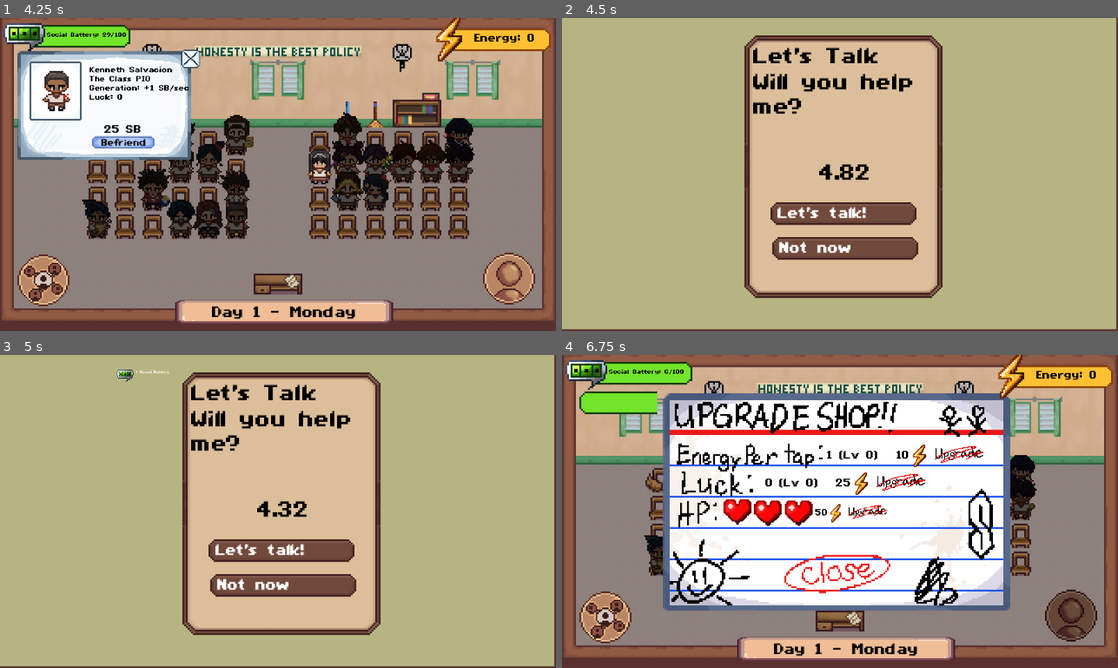
Above: before the commit, frames 1-4 (two rows, left to right).
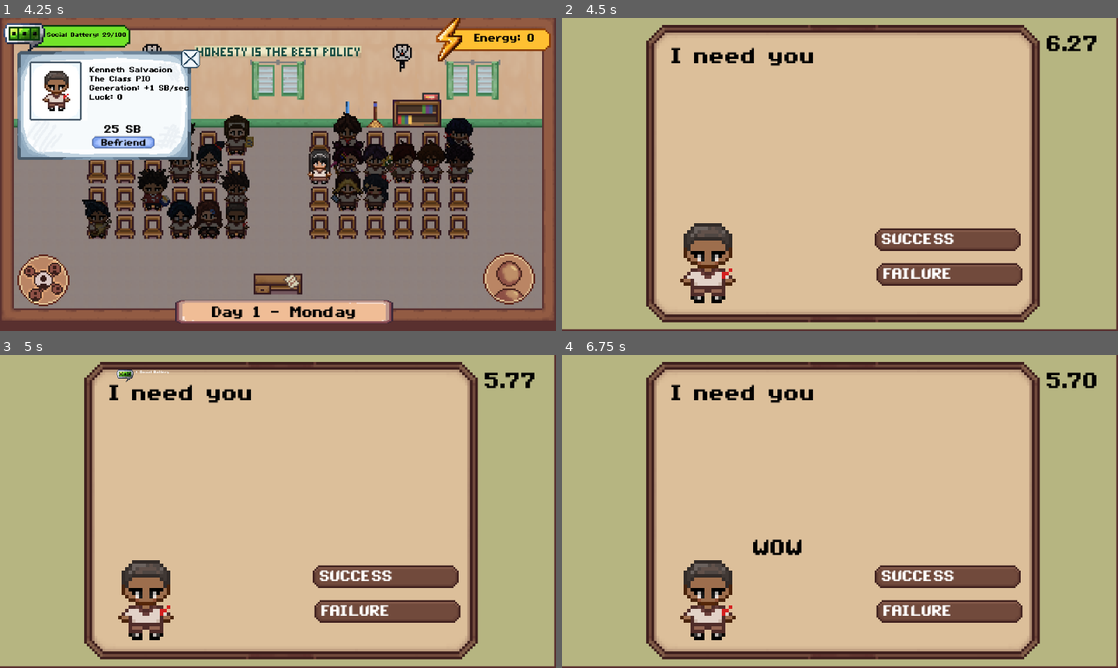
Above: after the commit, the same moments.

Repository: AzeOcram/checkpoint-gamejam
Game: Godot game, scene res://scenes/main/main.tscn
The game is run twice, just before and just after one commit, with the same random seed, the same clock (stepped at 60 frames per second) and the same inputs.
Inputs (mouse positions are in pixels of both pictures, inside the frame that each line leads up to):
- Up to frame 1 (4.25 s): click (5, 74) at 0.52 s; tap Enter at 1.25 s; move the mouse to (400, 158) at 1.27 s; press the mouse at (400, 158) at 1.28 s; tap Space at 2 s; move the mouse to (166, 190) at 2.02 s; release the mouse at (166, 190) at 2.03 s; hold S 2.03-2.78 s; click (166, 190) at 2.1 s; move the mouse to (333, 105) at 2.77 s; press the mouse at (333, 105) at 2.78 s; move the mouse to (250, 237) at 3.52 s; release the mouse at (250, 237) at 3.53 s; click (250, 237) at 3.6 s
- Up to frame 2 (4.5 s): click (684, 143) at 4.25 s
- Up to frame 3 (5 s): no input
- Up to frame 4 (6.75 s): click "Let's talk!" (after the commit: "SUCCESS") at 5 s; click (606, 617) at 5.75 s; click (1073, 614) at 6.5 s

Frame 1 is identical in both runs. In frame 2, 46% of the frame differs, in the area x 15-97%, y 2-98%; in frame 3, 46%; in frame 4, 94%, in the area x 0-100%, y 0-100%.

Commit message:
fix(qte): fixed friend qte

Diff:
--- /dev/null
+++ b/resources/friend_qna/test.tres
@@ -0,0 +1,7 @@
+[gd_resource type="Resource" script_class="FriendQTEData" format=3 uid="uid://m606qmy4wwfn"]
+
+[ext_resource type="Script" uid="uid://pj5qbrx8uar2" path="res://resources/friends/friend_qte_data.gd" id="1_d24jr"]
+
+[resource]
+script = ExtResource("1_d24jr")
+metadata/_custom_type_script = "uid://pj5qbrx8uar2"
--- a/resources/friends/abi.tres
+++ b/resources/friends/abi.tres
@@ -1,7 +1,9 @@
 [gd_resource type="Resource" script_class="FriendData" format=3 uid="uid://fu2o0w2wyk5u"]
 
 [ext_resource type="Script" uid="uid://chluj6iek0are" path="res://resources/friends/friend_data.gd" id="1_0bn7d"]
+[ext_resource type="Script" uid="uid://pj5qbrx8uar2" path="res://resources/friends/friend_qte_data.gd" id="1_otsph"]
 [ext_resource type="Texture2D" uid="uid://dtm3fihwjwpe1" path="res://assets/art/characters/CLASSMATES/Campus Journalist/1.PNG" id="2_hmqyn"]
+[ext_resource type="Resource" uid="uid://m606qmy4wwfn" path="res://resources/friend_qna/test.tres" id="2_ul0wc"]
 [ext_resource type="Texture2D" uid="uid://6v3ggkmkr43l" path="res://assets/art/characters/CLASSMATES/Campus Journalist/2.PNG" id="3_oa1ho"]
 
 [resource]
--- a/resources/friends/adrian.tres
+++ b/resources/friends/adrian.tres
@@ -1,6 +1,8 @@
 [gd_resource type="Resource" script_class="FriendData" format=3 uid="uid://df6oyavgohfyd"]
 
 [ext_resource type="Script" uid="uid://chluj6iek0are" path="res://resources/friends/friend_data.gd" id="1_pq5e7"]
+[ext_resource type="Script" uid="uid://pj5qbrx8uar2" path="res://resources/friends/friend_qte_data.gd" id="1_q45er"]
+[ext_resource type="Resource" uid="uid://m606qmy4wwfn" path="res://resources/friend_qna/test.tres" id="2_qtyi1"]
 [ext_resource type="Texture2D" uid="uid://cef6ckt3s4fwy" path="res://assets/art/characters/CLASSMATES/Boys at the Back #3/1.PNG" id="2_v34go"]
 [ext_resource type="Texture2D" uid="uid://dqlcfvg8fyq7p" path="res://assets/art/characters/CLASSMATES/Boys at the Back #3/2.PNG" id="3_6giri"]
 
--- a/resources/friends/dayana.tres
+++ b/resources/friends/dayana.tres
@@ -11,4 +11,9 @@
 sprite = ExtResource("2_n731d")
 sprite2 = ExtResource("3_e356n")
 map_position_index = 9
+recruitment_question = null
+recruitment_success_label = null
+recruitment_failure_label = null
+recruitment_success_feedback = null
+recruitment_failure_feedback = null
 metadata/_custom_type_script = "uid://chluj6iek0are"
--- a/resources/friends/friend_data.gd
+++ b/resources/friends/friend_data.gd
@@ -30,12 +30,17 @@
 # Map
 @export var map_position_index: int = 0
 
-# QTE
-# Recruitment QTE
-@export var recruitment_qte_title: String = "Let's Talk"
-@export_multiline var recruitment_qte_description: String = "Will you help me?"
-@export var recruitment_qte_duration: float = 5.0
+# Recruitment QTE - Unique to each friend
+@export_group("Recruitment QTE")
+@export var duration: float = 10.0
+@export_multiline var recruitment_question: String = "Will you help me?"
+@export var recruitment_success_label: String = "Yes!"
+@export var recruitment_failure_label: String = "No!"
+@export_multiline var recruitment_success_feedback: String = "I'm glad!"
+@export_multiline var recruitment_failure_feedback: String = "Oh..."
 
-# Friend QTE
-@export_multiline var friend_qte_success_text: String = "Let's talk!"
-@export_multiline var friend_qte_failure_text: String = "No!"
+# Friend QTEs - Shared resources
+@export_group("Friend QTEs")
+@export var friend_qtes: Array[FriendQTEData] = [
+	preload("res://resources/friend_qna/test.tres")
+]
--- /dev/null
+++ b/resources/friends/friend_qte_data.gd
@@ -0,0 +1,8 @@
+extends Resource
+class_name FriendQTEData
+
+@export_multiline var question: String = "I need you"
+@export var success_label: String = "SUCCESS"
+@export var failure_label: String = "FAILURE"
+@export_multiline var success_feedback: String = "WOW"
+@export_multiline var failure_feedback: String = "HMP"
--- a/resources/friends/jhoseph.tres
+++ b/resources/friends/jhoseph.tres
@@ -11,4 +11,9 @@
 sprite = ExtResource("2_8g2wd")
 sprite2 = ExtResource("3_p7881")
 map_position_index = 17
+recruitment_question = null
+recruitment_success_label = null
+recruitment_failure_label = null
+recruitment_success_feedback = null
+recruitment_failure_feedback = null
 metadata/_custom_type_script = "uid://chluj6iek0are"
--- a/scenes/qte/friend_qte.tscn
+++ b/scenes/qte/friend_qte.tscn
@@ -4,6 +4,7 @@
 [ext_resource type="Script" uid="uid://b7s4ti6ysldhi" path="res://scripts/qte/friend_qte.gd" id="1_pfo2u"]
 [ext_resource type="Texture2D" uid="uid://bsr4e8o88rwgf" path="res://assets/art/qte/POP UPS_cropped/Pop-up.png" id="3_tv2q0"]
 [ext_resource type="Texture2D" uid="uid://bp75gs6jd85rq" path="res://assets/art/qte/POP UPS_cropped/choice bar.png" id="4_tv2q0"]
+[ext_resource type="Texture2D" uid="uid://d52adani5bg0" path="res://assets/art/characters/CLASSMATES/Artist Girl/IMG_2994.PNG" id="5_ch0dh"]
 
 [node name="FriendQTE" type="Control" unique_id=1755739529]
 layout_mode = 3
@@ -23,55 +24,75 @@
 
 [node name="Panel" type="TextureRect" parent="Overlay" unique_id=487638344]
 layout_mode = 0
-offset_left = 105.0
-offset_top = 11.0
-offset_right = 219.0
-offset_bottom = 162.0
+offset_left = 275.0
+offset_top = 5.000002
+offset_right = 389.0
+offset_bottom = 156.0
+rotation = 1.5707964
+scale = Vector2(1.5, 1.5)
 texture = ExtResource("3_tv2q0")
 stretch_mode = 5
 
-[node name="TitleLabel" type="Label" parent="Overlay/Panel" unique_id=2100446417]
+[node name="FeedbackLabel" type="Label" parent="Overlay" unique_id=831938590]
 layout_mode = 0
-offset_left = 5.0
-offset_top = 7.0
-offset_right = 72.0
-offset_bottom = 18.0
+offset_left = 110.0
+offset_top = 107.0
+offset_right = 179.0
+offset_bottom = 118.0
 theme_override_colors/font_color = Color(0, 0, 0, 1)
-text = "Title"
-vertical_alignment = 1
+text = "Feedback"
 
-[node name="DescriptionLabel" type="Label" parent="Overlay/Panel" unique_id=1103777907]
+[node name="DescriptionLabel" type="Label" parent="Overlay" unique_id=1103777907]
 custom_minimum_size = Vector2(101, 0)
 layout_mode = 0
-offset_left = 5.0
-offset_top = 22.0
-offset_right = 107.0
-offset_bottom = 33.0
+offset_left = 63.0
+offset_top = 18.0
+offset_right = 165.0
+offset_bottom = 29.0
 theme_override_colors/font_color = Color(0, 0, 0, 1)
 text = "Question"
 vertical_alignment = 1
 autowrap_mode = 3
 
-[node name="TimerLabel" type="Label" parent="Overlay/Panel" unique_id=720696358]
+[node name="TimerLabel" type="Label" parent="Overlay" unique_id=720696358]
 layout_mode = 0
-offset_left = 25.0
-offset_top = 74.0
-offset_right = 92.0
-offset_bottom = 85.0
+offset_left = 261.0
+offset_top = 11.0
+offset_right = 328.0
+offset_bottom = 22.0
 theme_override_colors/font_color = Color(0, 0, 0, 1)
 text = "5.00"
 horizontal_alignment = 1
 vertical_alignment = 1
 
-[node name="SuccessButton" type="TextureButton" parent="Overlay/Panel" unique_id=1890722927]
+[node name="FailButton" type="TextureButton" parent="Overlay" unique_id=2005742361]
 layout_mode = 0
-offset_left = 15.0
-offset_top = 96.0
-offset_right = 99.0
-offset_bottom = 115.0
+offset_left = 181.0
+offset_top = 142.0
+offset_right = 265.0
+offset_bottom = 161.0
 texture_normal = ExtResource("4_tv2q0")
 
-[node name="SuccessLabel" type="Label" parent="Overlay/Panel/SuccessButton" unique_id=1938890928]
+[node name="FailLabel" type="Label" parent="Overlay/FailButton" unique_id=447807198]
+custom_minimum_size = Vector2(77, 0)
+layout_mode = 0
+offset_left = 4.0
+offset_top = 2.0
+offset_right = 81.0
+offset_bottom = 13.0
+theme_override_font_sizes/font_size = 7
+text = "FAILURE"
+autowrap_mode = 3
+
+[node name="SuccessButton" type="TextureButton" parent="Overlay" unique_id=1890722927]
+layout_mode = 0
+offset_left = 180.0
+offset_top = 122.0
+offset_right = 264.0
+offset_bottom = 141.0
+texture_normal = ExtResource("4_tv2q0")
+
+[node name="SuccessLabel" type="Label" parent="Overlay/SuccessButton" unique_id=1938890928]
 custom_minimum_size = Vector2(77, 0)
 layout_mode = 0
 offset_left = 4.0
@@ -82,21 +103,7 @@
 text = "SUCCESS"
 autowrap_mode = 3
 
-[node name="FailButton" type="TextureButton" parent="Overlay/Panel" unique_id=2005742361]
-layout_mode = 0
-offset_left = 16.0
-offset_top = 116.0
-offset_right = 100.0
-offset_bottom = 135.0
-texture_normal = ExtResource("4_tv2q0")
-
-[node name="FailLabel" type="Label" parent="Overlay/Panel/FailButton" unique_id=447807198]
-custom_minimum_size = Vector2(77, 0)
-layout_mode = 0
-offset_left = 4.0
-offset_top = 2.0
-offset_right = 81.0
-offset_bottom = 13.0
-theme_override_font_sizes/font_size = 7
-text = "FAILURE"
-autowrap_mode = 3
+[node name="Sprite2D" type="Sprite2D" parent="." unique_id=434638046]
+position = Vector2(84, 141)
+scale = Vector2(2, 2)
+texture = ExtResource("5_ch0dh")
--- a/scenes/qte/friend_recruitment_qte.tscn
+++ b/scenes/qte/friend_recruitment_qte.tscn
@@ -4,6 +4,7 @@
 [ext_resource type="Script" uid="uid://cvdtj2e63a8or" path="res://scripts/friends/friend_recruitment_qte.gd" id="1_hlhlb"]
 [ext_resource type="Texture2D" uid="uid://bsr4e8o88rwgf" path="res://assets/art/qte/POP UPS_cropped/Pop-up.png" id="3_wgtk1"]
 [ext_resource type="Texture2D" uid="uid://bp75gs6jd85rq" path="res://assets/art/qte/POP UPS_cropped/choice bar.png" id="4_wgtk1"]
+[ext_resource type="Texture2D" uid="uid://d52adani5bg0" path="res://assets/art/characters/CLASSMATES/Artist Girl/IMG_2994.PNG" id="5_sq3p6"]
 
 [node name="FriendQTE" type="Control" unique_id=1755739529]
 layout_mode = 3
@@ -23,55 +24,75 @@
 
 [node name="Panel" type="TextureRect" parent="Overlay" unique_id=487638344]
 layout_mode = 0
-offset_left = 105.0
-offset_top = 11.0
-offset_right = 219.0
-offset_bottom = 162.0
+offset_left = 275.0
+offset_top = 5.000002
+offset_right = 389.0
+offset_bottom = 156.0
+rotation = 1.5707964
+scale = Vector2(1.5, 1.5)
 texture = ExtResource("3_wgtk1")
 stretch_mode = 5
 
-[node name="TitleLabel" type="Label" parent="Overlay/Panel" unique_id=2100446417]
+[node name="FeedbackLabel" type="Label" parent="Overlay" unique_id=831938590]
 layout_mode = 0
-offset_left = 5.0
-offset_top = 7.0
-offset_right = 72.0
-offset_bottom = 18.0
+offset_left = 110.0
+offset_top = 107.0
+offset_right = 179.0
+offset_bottom = 118.0
 theme_override_colors/font_color = Color(0, 0, 0, 1)
-text = "Title"
-vertical_alignment = 1
+text = "Feedback"
 
-[node name="DescriptionLabel" type="Label" parent="Overlay/Panel" unique_id=1103777907]
+[node name="DescriptionLabel" type="Label" parent="Overlay" unique_id=1103777907]
 custom_minimum_size = Vector2(101, 0)
 layout_mode = 0
-offset_left = 5.0
-offset_top = 22.0
-offset_right = 107.0
-offset_bottom = 33.0
+offset_left = 63.0
+offset_top = 18.0
+offset_right = 165.0
+offset_bottom = 29.0
 theme_override_colors/font_color = Color(0, 0, 0, 1)
 text = "Question"
 vertical_alignment = 1
 autowrap_mode = 3
 
-[node name="TimerLabel" type="Label" parent="Overlay/Panel" unique_id=720696358]
+[node name="TimerLabel" type="Label" parent="Overlay" unique_id=720696358]
 layout_mode = 0
-offset_left = 25.0
-offset_top = 74.0
-offset_right = 92.0
-offset_bottom = 85.0
+offset_left = 261.0
+offset_top = 11.0
+offset_right = 328.0
+offset_bottom = 22.0
 theme_override_colors/font_color = Color(0, 0, 0, 1)
 text = "5.00"
 horizontal_alignment = 1
 vertical_alignment = 1
 
-[node name="SuccessButton" type="TextureButton" parent="Overlay/Panel" unique_id=1890722927]
+[node name="FailButton" type="TextureButton" parent="Overlay" unique_id=2005742361]
 layout_mode = 0
-offset_left = 15.0
-offset_top = 96.0
-offset_right = 99.0
-offset_bottom = 115.0
+offset_left = 181.0
+offset_top = 142.0
+offset_right = 265.0
+offset_bottom = 161.0
 texture_normal = ExtResource("4_wgtk1")
 
-[node name="SuccessLabel" type="Label" parent="Overlay/Panel/SuccessButton" unique_id=1938890928]
+[node name="FailLabel" type="Label" parent="Overlay/FailButton" unique_id=447807198]
+custom_minimum_size = Vector2(77, 0)
+layout_mode = 0
+offset_left = 4.0
+offset_top = 2.0
+offset_right = 81.0
+offset_bottom = 13.0
+theme_override_font_sizes/font_size = 7
+text = "FAILURE"
+autowrap_mode = 3
+
+[node name="SuccessButton" type="TextureButton" parent="Overlay" unique_id=1890722927]
+layout_mode = 0
+offset_left = 180.0
+offset_top = 122.0
+offset_right = 264.0
+offset_bottom = 141.0
+texture_normal = ExtResource("4_wgtk1")
+
+[node name="SuccessLabel" type="Label" parent="Overlay/SuccessButton" unique_id=1938890928]
 custom_minimum_size = Vector2(77, 0)
 layout_mode = 0
 offset_left = 4.0
@@ -82,21 +103,7 @@
 text = "SUCCESS"
 autowrap_mode = 3
 
-[node name="FailButton" type="TextureButton" parent="Overlay/Panel" unique_id=2005742361]
-layout_mode = 0
-offset_left = 16.0
-offset_top = 116.0
-offset_right = 100.0
-offset_bottom = 135.0
-texture_normal = ExtResource("4_wgtk1")
-
-[node name="FailLabel" type="Label" parent="Overlay/Panel/FailButton" unique_id=447807198]
-custom_minimum_size = Vector2(77, 0)
-layout_mode = 0
-offset_left = 4.0
-offset_top = 2.0
-offset_right = 81.0
-offset_bottom = 13.0
-theme_override_font_sizes/font_size = 7
-text = "FAILURE"
-autowrap_mode = 3
+[node name="Sprite2D" type="Sprite2D" parent="." unique_id=434638046]
+position = Vector2(84, 141)
+scale = Vector2(2, 2)
+texture = ExtResource("5_sq3p6")
--- a/scripts/friends/friend_info_panel.gd
+++ b/scripts/friends/friend_info_panel.gd
@@ -4,7 +4,7 @@
 
 signal buy_requested(friend_data: FriendData)
 
-
+var default_disabled_texture: Texture2D
 @onready var portrait: Sprite2D = $Portrait
 
 @onready var name_label: Label = $InfoContainer/NameLabel
@@ -23,13 +23,15 @@
 func _ready() -> void:
 	add_to_group(&"blocks_tap")
 	hide()
+
+	default_disabled_texture = buy_button.texture_disabled
+
 	# The buy handler (friend_map.gd) plays purchase; disabled clicks play cant_afford.
 	buy_button.set_meta(&"sfx_press", &"")
 	buy_button.set_meta(&"sfx_blocked", &"cant_afford")
 	close_button.set_meta(&"sfx_press", &"menu_close")
 	buy_button.pressed.connect(_on_buy_pressed)
 	close_button.pressed.connect(_on_close_pressed)
-
 
 func setup(friend_data: FriendData) -> void:
 	data = friend_data
@@ -59,10 +61,13 @@
 
 	if data.unlocked:
 		buy_button.button_pressed = true
+		buy_button.disabled = true
+		buy_button.texture_disabled = buy_button.texture_pressed
 		return
 
+	buy_button.button_pressed = false
+	buy_button.texture_disabled = default_disabled_texture
 	buy_button.disabled = not can_buy
-
 
 func _on_buy_pressed() -> void:
 	if data == null:
--- a/scripts/friends/friend_recruitment_qte.gd
+++ b/scripts/friends/friend_recruitment_qte.gd
@@ -7,7 +7,7 @@
 
 	var qte_data := QTEData.new()
 	qte_data.title = data.recruitment_qte_title
-	qte_data.description = data.recruitment_qte_description
+	qte_data.description = data.recruitment_question
 	qte_data.duration = data.recruitment_qte_duration
 
 	start(qte_data)
--- a/scripts/friends/recruitment_system.gd
+++ b/scripts/friends/recruitment_system.gd
@@ -63,14 +63,14 @@
 	recruitment_in_progress = true
 
 	var qte_data := QTEData.new()
-	qte_data.title = friend_data.recruitment_qte_title
-	qte_data.description = friend_data.recruitment_qte_description
-	qte_data.duration = friend_data.recruitment_qte_duration
+	qte_data.description = friend_data.recruitment_question
+	qte_data.duration = friend_data.duration
 
 	qte_queue_manager.enqueue_qte(
 		FRIEND_RECRUITMENT_QTE_SCENE,
 		qte_data,
-		_on_recruitment_qte_finished.bind(friend_data)
+		_on_recruitment_qte_finished.bind(friend_data),
+		friend_data
 	)
 
 	return null
--- a/scripts/qte/friend_qte.gd
+++ b/scripts/qte/friend_qte.gd
@@ -1,45 +1,75 @@
+
 extends BaseQTE
 class_name FriendQTE
 
-@onready var title_label: Label = $Overlay/Panel/TitleLabel
-@onready var description_label: Label = $Overlay/Panel/DescriptionLabel
-@onready var timer_label: Label = $Overlay/Panel/TimerLabel
+@onready var description_label: Label = $Overlay/DescriptionLabel
+@onready var timer_label: Label = $Overlay/TimerLabel
 
-@onready var success_button: BaseButton = $Overlay/Panel/SuccessButton
-@onready var failure_button: BaseButton = $Overlay/Panel/FailButton
+@onready var success_button: BaseButton = $Overlay/SuccessButton
+@onready var failure_button: BaseButton = $Overlay/FailButton
 
-@onready var success_label: Label = $Overlay/Panel/SuccessButton/SuccessLabel
-@onready var failure_label: Label = $Overlay/Panel/FailButton/FailLabel
+@onready var success_label: Label = $Overlay/SuccessButton/SuccessLabel
+@onready var failure_label: Label = $Overlay/FailButton/FailLabel
+
+@onready var feedback_label: Label = $Overlay/FeedbackLabel
+@onready var friend_sprite: Sprite2D = $Sprite2D
 
 var friend_data: FriendData
+var friend_qte_data: FriendQTEData
+
 var success_button_position: Vector2
 var failure_button_position: Vector2
+
+var feedback_showing: bool = false
 
 
 func _ready() -> void:
 	success_button_position = success_button.position
 	failure_button_position = failure_button.position
+
 	success_button.pressed.connect(_on_success_pressed)
 	failure_button.pressed.connect(_on_failure_pressed)
+
 	super._ready()
 
 
 func start(data: QTEData) -> void:
 	print("Success label: ", success_label)
 	print("Failure label: ", failure_label)
+	print("Friend data: ", friend_data)
+	print("Friend name: ", friend_data.friend_name if friend_data != null else "NULL")
+	print("Friend sprite: ", friend_data.sprite if friend_data != null else "NULL")
 
 	qte_data = data
 	is_finished = false
+	feedback_showing = false
+
+	feedback_label.text = ""
+
+	success_button.disabled = false
+	failure_button.disabled = false
 
 	if friend_data != null:
+		friend_sprite.texture = friend_data.sprite
+
 		var min_time = minf(friend_data.friend_qte_timer_min, friend_data.friend_qte_timer_max)
 		var max_time = maxf(friend_data.friend_qte_timer_min, friend_data.friend_qte_timer_max)
 
 		time_remaining = randf_range(min_time, max_time)
-		success_label.text = friend_data.friend_qte_success_text
-		failure_label.text = friend_data.friend_qte_failure_text
+
+		if not friend_data.friend_qtes.is_empty():
+			friend_qte_data = friend_data.friend_qtes.pick_random()
+
+			description_label.text = friend_qte_data.question
+			success_label.text = friend_qte_data.success_label
+			failure_label.text = friend_qte_data.failure_label
+		else:
+			description_label.text = qte_data.description
+			success_label.text = "Let's talk!"
+			failure_label.text = "Not now"
 	else:
 		time_remaining = qte_data.duration
+		description_label.text = qte_data.description
 		success_label.text = "Let's talk!"
 		failure_label.text = "Not now"
 
@@ -50,8 +80,6 @@
 		success_button.position = failure_button_position
 		failure_button.position = success_button_position
 
-	title_label.text = qte_data.title
-	description_label.text = qte_data.description
 	timer_label.text = "TIME: %.1f" % time_remaining
 
 	set_process(true)
@@ -62,8 +90,34 @@
 
 
 func _on_success_pressed() -> void:
-	_finish(QTEData.Result.SUCCESS)
+	_show_feedback(QTEData.Result.SUCCESS)
 
 
 func _on_failure_pressed() -> void:
-	_finish(QTEData.Result.FAILURE)
+	_show_feedback(QTEData.Result.FAILURE)
+
+
+func _show_feedback(result: QTEData.Result) -> void:
+	if feedback_showing or is_finished:
+		return
+
+	feedback_showing = true
+	set_process(false)
+
+	success_button.disabled = true
+	failure_button.disabled = true
+
+	if friend_qte_data != null:
+		if result == QTEData.Result.SUCCESS:
+			feedback_label.text = friend_qte_data.success_feedback
+		else:
+			feedback_label.text = friend_qte_data.failure_feedback
+	else:
+		if result == QTEData.Result.SUCCESS:
+			feedback_label.text = "Good job!"
+		else:
+			feedback_label.text = "Maybe next time..."
+
+	await get_tree().create_timer(2.0).timeout
+
+	_finish(result)
Not shown, added: resources/friends/friend_qte_data.gd.uid
